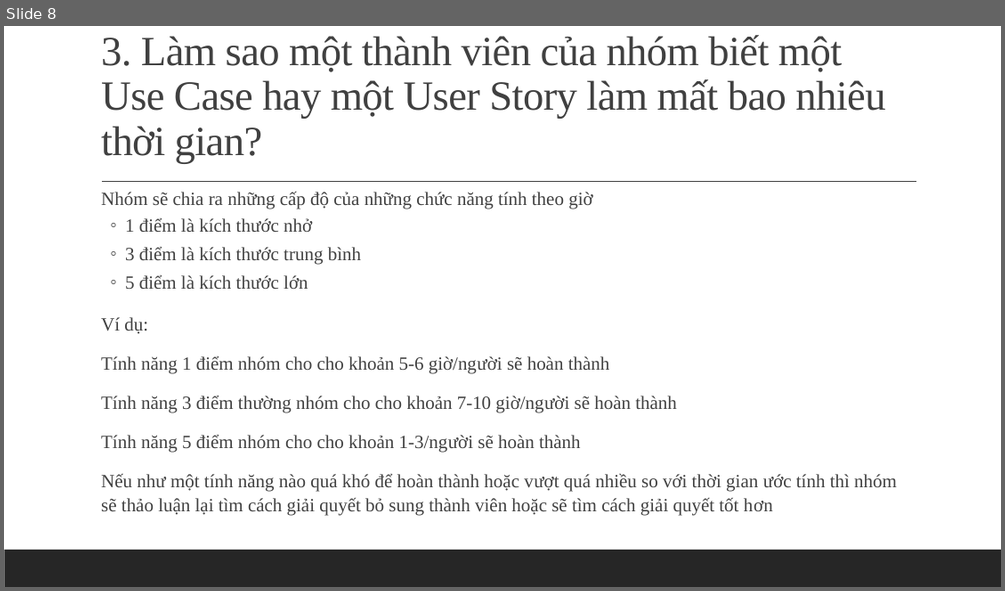
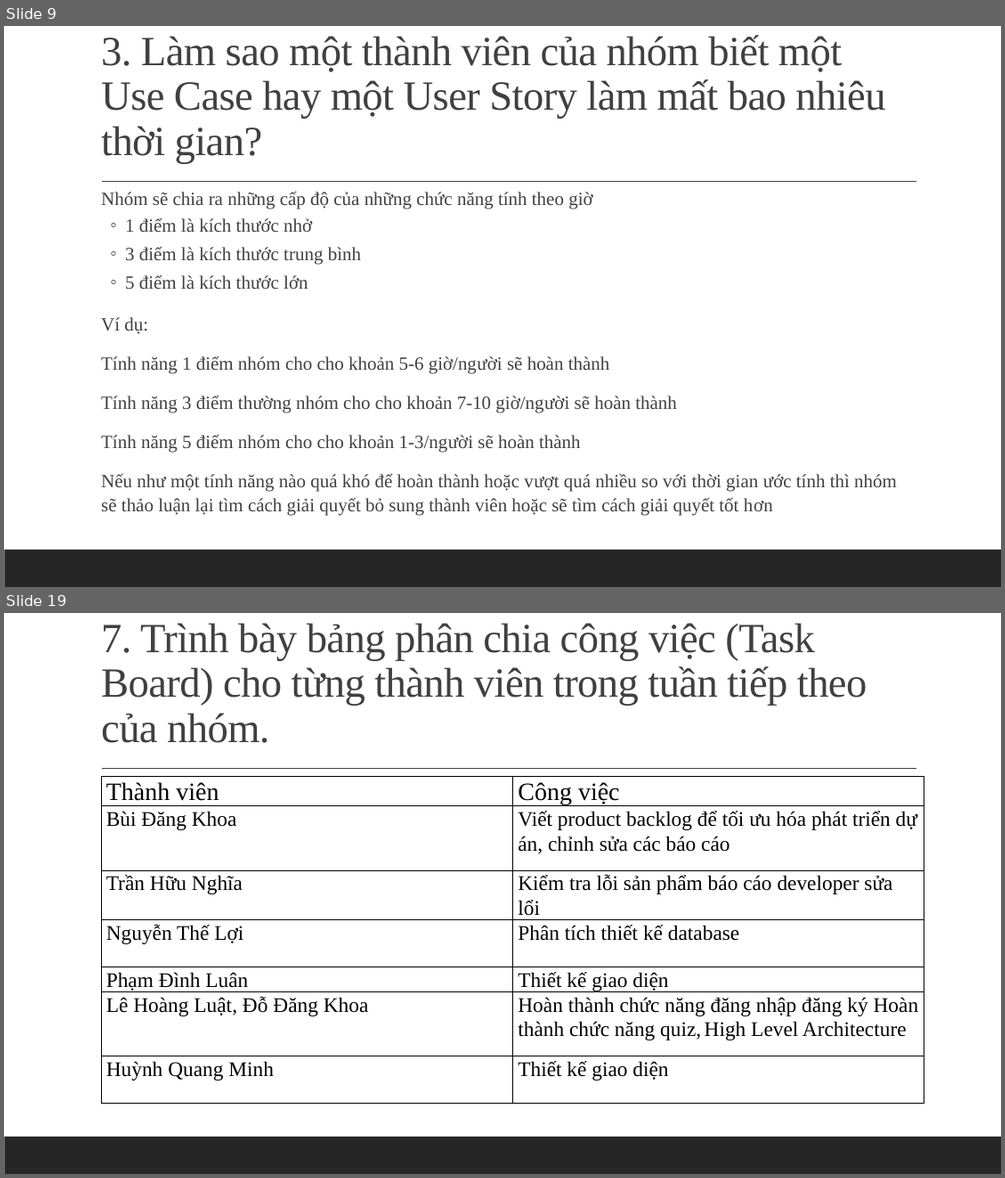
Before and after one commit to huynhquangminh/18HCB_QuanLyQuyTrinhPhanMem, a slide deck: Documents/Tuan3/Nhom_3_Tuan_3.pptx. Shown one above the other, each under a label of ours: slide 8 before the commit, slides 9 and 19 after it; the slides between them are not shown. The pictures are 1005x591 and 1005x1178 pixels, drawn with LibreOffice and Linux fonts; fonts in the diff are those of the drawing. Boxes give left, top, right and bottom in pixels: in the first picture for what was removed or moved away, otherwise in the second. Text is boxed around its words. In the diff, an @@ line names an element or a change of style, - is before the commit and + after.

Commit message:
Chỉnh slide tuần 2 và tuần 3

```diff
--- a/Documents/Tuan3/Nhom_3_Tuan_3.pptx
+++ b/Documents/Tuan3/Nhom_3_Tuan_3.pptx
@@ slide 19 added at (4, 613, 1001, 1174), background #FFFFFF; not listed: 2 template elements that a slide beside it also shows @@
@@ title added at (101, 623, 866, 743), 40 pt, text #404040 @@
+7. Trình bày bảng phân chia công việc (Task Board) cho từng thành viên trong tuần tiếp theo của nhóm.
@@ table added at (101, 777, 923, 1112), 7 rows, 2 columns @@
+Thành viên | Công việc
+Bùi Đăng Khoa | Viết product backlog để tối ưu hóa phát triển dự án, chỉnh sửa các báo cáo
+Trần Hữu Nghĩa | Kiểm tra lỗi sản phẩm báo cáo developer sửa lổi
+Nguyễn Thế Lợi | Phân tích thiết kế database
+Phạm Đình Luân | Thiết kế giao diện
+Lê Hoàng Luật, Đỗ Đăng Khoa | Hoàn thành chức năng đăng nhập đăng ký Hoàn thành chức năng quiz, High Level Architecture
+Huỳnh Quang Minh | Thiết kế giao diện
@@ what was slide 8 is now slide 9 @@
```
Also in this commit, not shown: 3 slides changed, 10 other slides added, 1 other file.
